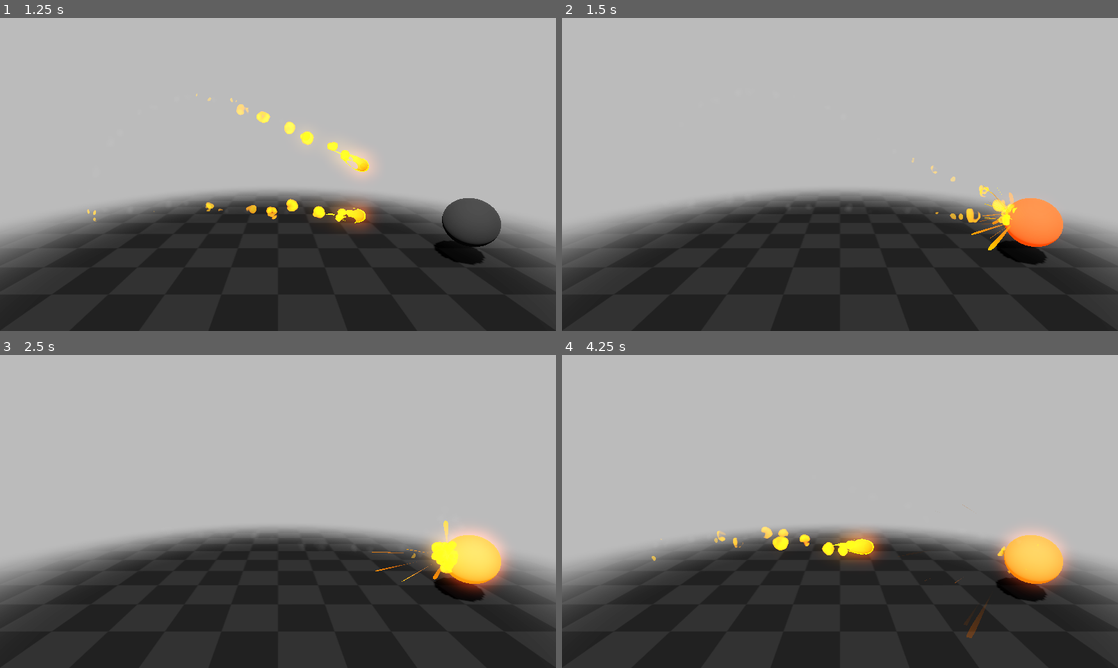
Above: before the commit, frames 1-4 (two rows, left to right).
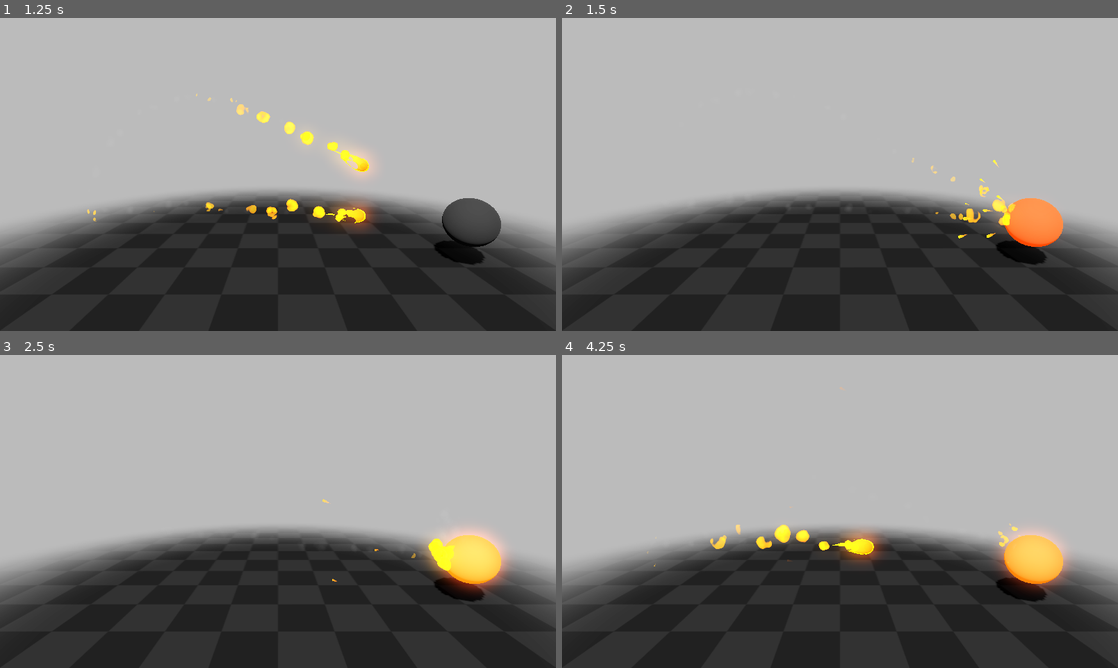
Above: after the commit, the same moments.

Repository: gtibo/VFX-sketchbook-Godot-4.x
Game: Godot game, scene res://effects/fireball/fireball_preview.tscn
The game is run twice, just before and just after one commit, with the same random seed, the same clock (stepped at 60 frames per second) and the same inputs. The project has no main scene, so this scene is started directly.
Inputs (mouse positions are in pixels of both pictures, inside the frame that each line leads up to):
- Up to frame 1 (1.25 s): tap Enter (ui_accept) at 0.5, 0.77 s; move the mouse to (400, 158) at 0.52 s; click (400, 158) at 0.67 s
- Up to frame 2 (1.5 s): move the mouse to (728, 190) at 1.27 s; click (728, 190) at 1.42 s
- Up to frame 3 (2.5 s): tap Enter (ui_accept) at 1.52 s; move the mouse to (333, 442) at 2.02 s; click (333, 442) at 2.17 s
- Up to frame 4 (4.25 s): move the mouse to (812, 574) at 2.77 s; click (812, 574) at 2.92 s; tap Enter (ui_accept) at 3.02, 3.77 s; move the mouse to (1006, 558) at 3.52 s; click (1006, 558) at 3.67 s

Frame 1 is identical in both runs. In frame 2, 0.3% of the frame differs, in the area x 71-82%, y 45-75%; in frame 3, 0.3%; in frame 4, 0.9%, in the area x 15-83%, y 10-91%.

Commit message:
add: better sparks

Diff:
--- a/effects/fireball/fireball_impact/fireball_impact.tscn
+++ b/effects/fireball/fireball_impact/fireball_impact.tscn
@@ -17,20 +17,21 @@
 gradient = SubResource("Gradient_cw14b")
 
 [sub_resource type="ParticleProcessMaterial" id="ParticleProcessMaterial_8awvl"]
-lifetime_randomness = 0.2
+lifetime_randomness = 0.25
 direction = Vector3(0, 1, 0)
-spread = 60.0
-gravity = Vector3(0, -4, 0)
-initial_velocity_min = 4.0
-initial_velocity_max = 6.0
+spread = 35.0
+initial_velocity_min = 6.0
+initial_velocity_max = 16.0
 damping_min = 4.0
 damping_max = 6.0
-scale_min = 0.8
-scale_max = 1.4
+scale_min = 0.4
 color = Color(1, 0.435294, 0, 1)
 color_ramp = SubResource("GradientTexture1D_n3swa")
 sub_emitter_mode = 1
 sub_emitter_frequency = 60.0
+collision_mode = 1
+collision_friction = 0.0
+collision_bounce = 0.45
 
 [sub_resource type="Curve" id="Curve_8pxu3"]
 _data = [Vector2(0, 1), 0.0, 0.0, 0, 0, Vector2(1, 0), 0.0, 0.0, 0, 0]
@@ -39,6 +40,7 @@
 [sub_resource type="RibbonTrailMesh" id="RibbonTrailMesh_dkwft"]
 shape = 0
 size = 0.1
+section_length = 0.06
 curve = SubResource("Curve_8pxu3")
 
 [sub_resource type="Shader" id="Shader_hecxx"]
@@ -199,6 +201,81 @@
 
 [sub_resource type="QuadMesh" id="QuadMesh_cr0ao"]
 
+[sub_resource type="Animation" id="Animation_y434m"]
+length = 0.001
+tracks/0/type = "value"
+tracks/0/imported = false
+tracks/0/enabled = true
+tracks/0/path = NodePath("Anchor/FireTrail:emitting")
+tracks/0/interp = 1
+tracks/0/loop_wrap = true
+tracks/0/keys = {
+"times": PackedFloat32Array(0),
+"transitions": PackedFloat32Array(1),
+"update": 1,
+"values": [false]
+}
+tracks/1/type = "value"
+tracks/1/imported = false
+tracks/1/enabled = true
+tracks/1/path = NodePath("Anchor/FireSmoke:emitting")
+tracks/1/interp = 1
+tracks/1/loop_wrap = true
+tracks/1/keys = {
+"times": PackedFloat32Array(0),
+"transitions": PackedFloat32Array(1),
+"update": 1,
+"values": [false]
+}
+tracks/2/type = "value"
+tracks/2/imported = false
+tracks/2/enabled = true
+tracks/2/path = NodePath("Anchor/FireAmber:emitting")
+tracks/2/interp = 1
+tracks/2/loop_wrap = true
+tracks/2/keys = {
+"times": PackedFloat32Array(0),
+"transitions": PackedFloat32Array(1),
+"update": 1,
+"values": [false]
+}
+tracks/3/type = "value"
+tracks/3/imported = false
+tracks/3/enabled = true
+tracks/3/path = NodePath("Flash:material_override:shader_parameter/intensity")
+tracks/3/interp = 1
+tracks/3/loop_wrap = true
+tracks/3/keys = {
+"times": PackedFloat32Array(0),
+"transitions": PackedFloat32Array(1),
+"update": 0,
+"values": [1.0]
+}
+tracks/4/type = "value"
+tracks/4/imported = false
+tracks/4/enabled = true
+tracks/4/path = NodePath("Flash:material_override:shader_parameter/scale")
+tracks/4/interp = 1
+tracks/4/loop_wrap = true
+tracks/4/keys = {
+"times": PackedFloat32Array(0),
+"transitions": PackedFloat32Array(1),
+"update": 0,
+"values": [1.0]
+}
+tracks/5/type = "value"
+tracks/5/imported = false
+tracks/5/enabled = true
+tracks/5/path = NodePath("Flash:visible")
+tracks/5/interp = 1
+tracks/5/loop_wrap = true
+tracks/5/keys = {
+"times": PackedFloat32Array(0),
+"transitions": PackedFloat32Array(1),
+"update": 1,
+"values": [true]
+}
+
 [sub_resource type="Animation" id="Animation_y511v"]
 resource_name = "default"
 tracks/0/type = "value"
@@ -274,81 +351,6 @@
 "values": [true, false]
 }
 
-[sub_resource type="Animation" id="Animation_y434m"]
-length = 0.001
-tracks/0/type = "value"
-tracks/0/imported = false
-tracks/0/enabled = true
-tracks/0/path = NodePath("Anchor/FireTrail:emitting")
-tracks/0/interp = 1
-tracks/0/loop_wrap = true
-tracks/0/keys = {
-"times": PackedFloat32Array(0),
-"transitions": PackedFloat32Array(1),
-"update": 1,
-"values": [false]
-}
-tracks/1/type = "value"
-tracks/1/imported = false
-tracks/1/enabled = true
-tracks/1/path = NodePath("Anchor/FireSmoke:emitting")
-tracks/1/interp = 1
-tracks/1/loop_wrap = true
-tracks/1/keys = {
-"times": PackedFloat32Array(0),
-"transitions": PackedFloat32Array(1),
-"update": 1,
-"values": [false]
-}
-tracks/2/type = "value"
-tracks/2/imported = false
-tracks/2/enabled = true
-tracks/2/path = NodePath("Anchor/FireAmber:emitting")
-tracks/2/interp = 1
-tracks/2/loop_wrap = true
-tracks/2/keys = {
-"times": PackedFloat32Array(0),
-"transitions": PackedFloat32Array(1),
-"update": 1,
-"values": [false]
-}
-tracks/3/type = "value"
-tracks/3/imported = false
-tracks/3/enabled = true
-tracks/3/path = NodePath("Flash:material_override:shader_parameter/intensity")
-tracks/3/interp = 1
-tracks/3/loop_wrap = true
-tracks/3/keys = {
-"times": PackedFloat32Array(0),
-"transitions": PackedFloat32Array(1),
-"update": 0,
-"values": [1.0]
-}
-tracks/4/type = "value"
-tracks/4/imported = false
-tracks/4/enabled = true
-tracks/4/path = NodePath("Flash:material_override:shader_parameter/scale")
-tracks/4/interp = 1
-tracks/4/loop_wrap = true
-tracks/4/keys = {
-"times": PackedFloat32Array(0),
-"transitions": PackedFloat32Array(1),
-"update": 0,
-"values": [1.0]
-}
-tracks/5/type = "value"
-tracks/5/imported = false
-tracks/5/enabled = true
-tracks/5/path = NodePath("Flash:visible")
-tracks/5/interp = 1
-tracks/5/loop_wrap = true
-tracks/5/keys = {
-"times": PackedFloat32Array(0),
-"transitions": PackedFloat32Array(1),
-"update": 1,
-"values": [true]
-}
-
 [sub_resource type="AnimationLibrary" id="AnimationLibrary_6b8kc"]
 _data = {
 "RESET": SubResource("Animation_y434m"),
@@ -364,11 +366,14 @@
 [node name="FireTrail" type="GPUParticles3D" parent="Anchor"]
 material_override = SubResource("ShaderMaterial_gfrja")
 emitting = false
+amount = 4
 lifetime = 0.6
 one_shot = true
-explosiveness = 0.9
-transform_align = 2
+preprocess = 0.03
+explosiveness = 0.95
+transform_align = 3
 trail_enabled = true
+trail_lifetime = 0.2
 process_material = SubResource("ParticleProcessMaterial_8awvl")
 draw_pass_1 = SubResource("RibbonTrailMesh_dkwft")
 
--- a/effects/fireball/fireball_preview.tscn
+++ b/effects/fireball/fireball_preview.tscn
@@ -80,4 +80,8 @@
 [node name="Camera3D" parent="Turner" index="0"]
 current = true
 
+[node name="GPUParticlesCollisionBox3D" type="GPUParticlesCollisionBox3D" parent="."]
+transform = Transform3D(1, 0, 0, 0, 1, 0, 0, 0, 1, 0, -0.5, 0)
+size = Vector3(20, 1, 20)
+
 [editable path="Turner"]
